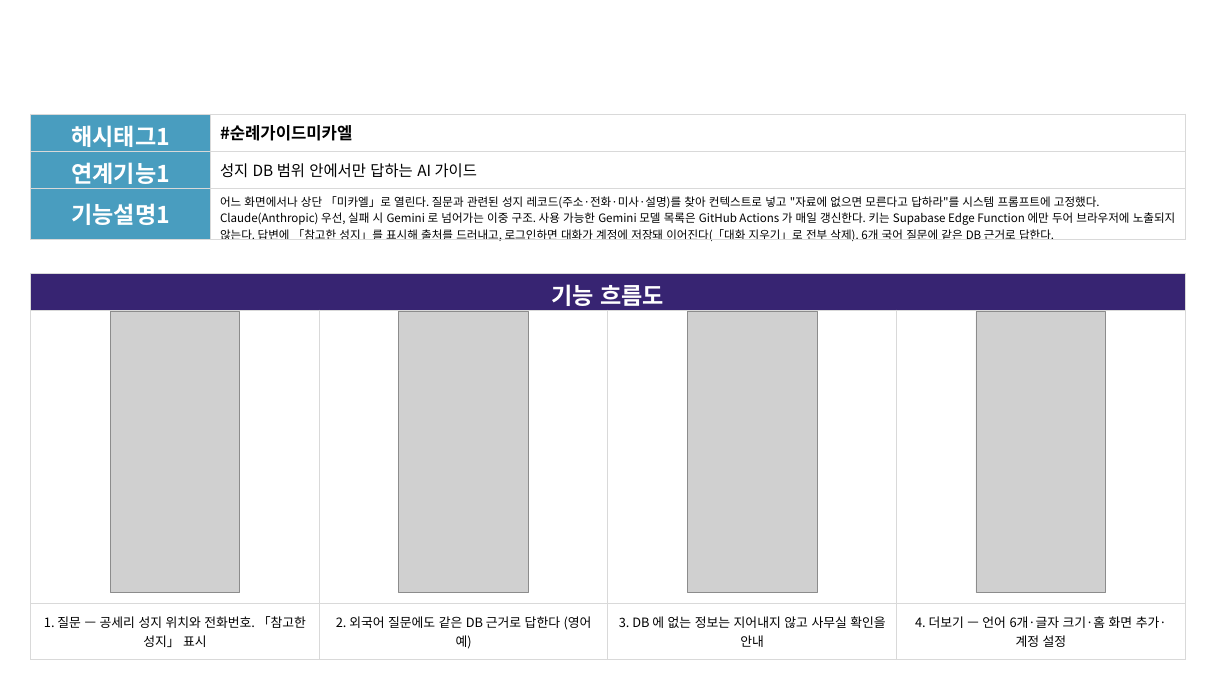
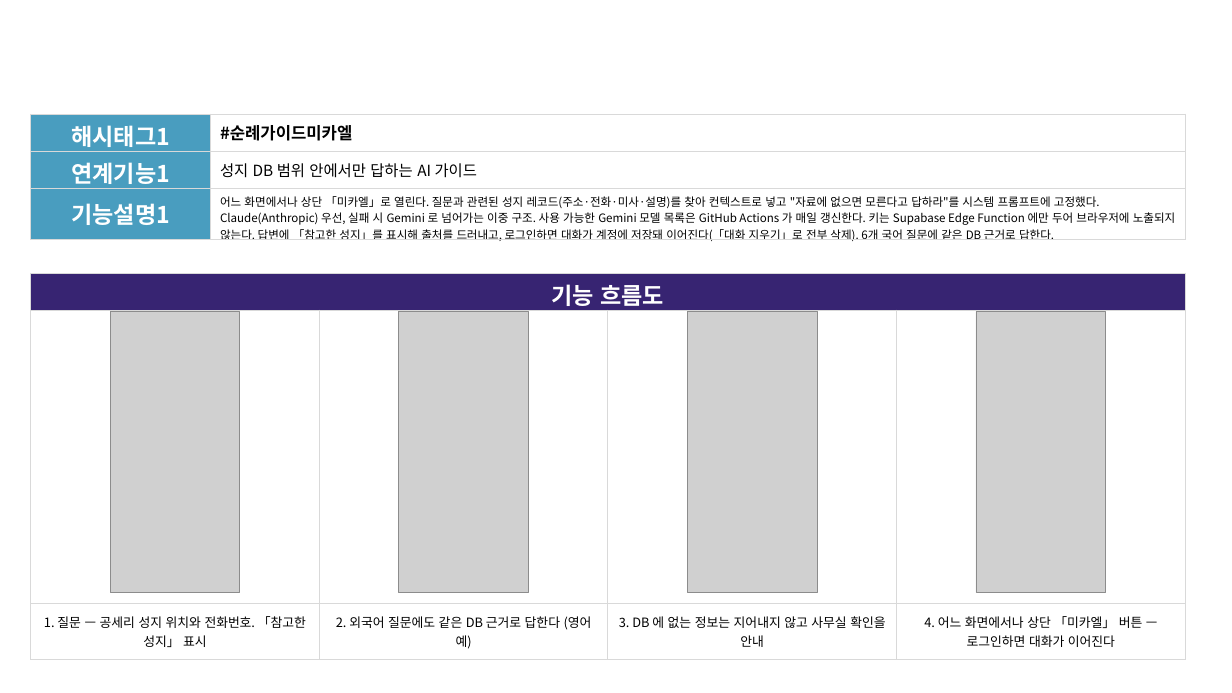
Before and after one commit to linkcontent7-huisun/visitholykorea, a slide deck: slide 7 of docs/10-product/공모전/원본-공모전제출/기능설명서_2026-09-21.pptx. Drawn at 1232x693 pixels with LibreOffice and Linux fonts; fonts in the diff are those of the drawing; grey boxes stand for pictures; background and template pictures are left out. Boxes give left, top, right and bottom in pixels: in the first picture for what was removed or moved away, otherwise in the second. Text is boxed around its words. In the diff, an @@ line names an element or a change of style, - is before the commit and + after.

```diff
--- a/docs/10-product/공모전/원본-공모전제출/기능설명서_2026-09-21.pptx
+++ b/docs/10-product/공모전/원본-공모전제출/기능설명서_2026-09-21.pptx
@@ table at bbox=[30, 274, 1184, 656] @@
-row 3, column 4: 4. 더보기 — 언어 6개·글자 크기·홈 화면 추가·계정 설정
+row 3, column 4: 4. 어느 화면에서나 상단 「미카엘」 버튼 — 로그인하면 대화가 이어진다
```
Also in this commit, not shown: 10 other slides changed, 3 other files.
